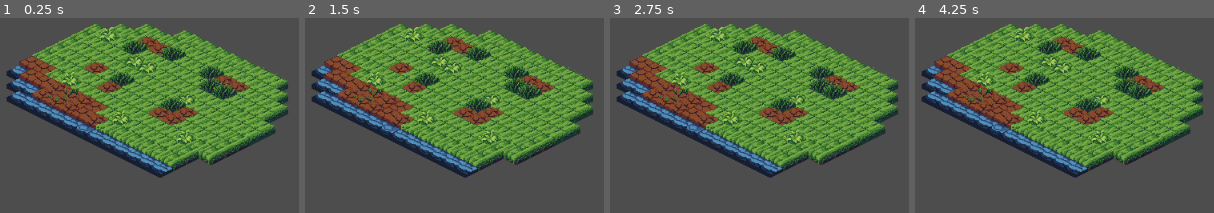
Above: before the commit, frames 1-4 (left to right).
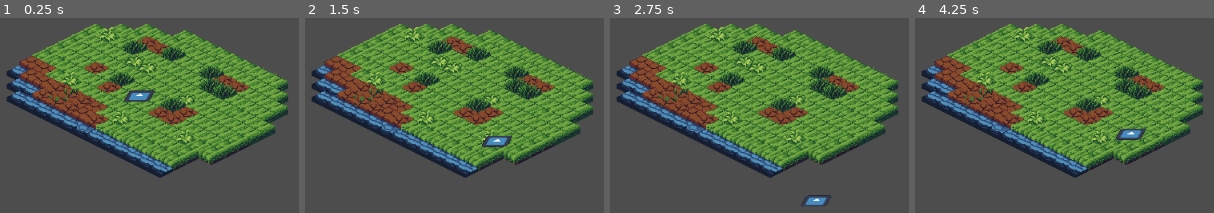
Above: after the commit, the same moments.

Repository: Victorrh68/Gordot
Game: Godot game, scene res://2d_secen_test.tscn
Two runs of this game, one before a commit and one after it. Both use one fixed random seed, a clock stepped at 60 frames per second and the inputs below. The engine's default icon, where the game draws it, is replaced by a stand-in: a white triangle on a blue panel in a dark square.
Inputs:
- Up to frame 1 (0.25 s): no input
- Up to frame 2 (1.5 s): tap Enter (ui_accept) at 0.5, 0.77 s; hold Right (ui_right) 0.53-1.28 s; hold Down (ui_down) from 1.28 s (still down)
- Up to frame 3 (2.75 s): tap Enter (ui_accept) at 1.52 s; release Down (ui_down) at 2.03 s; hold Right (ui_right) from 2.03 s (still down)
- Up to frame 4 (4.25 s): release Right (ui_right) at 2.78 s; hold Up (ui_up) 2.78-3.53 s; tap Enter (ui_accept) at 3.02, 3.77 s; hold Left (ui_left) from 3.53 s (still down)

The runs differ from the first frame. In frame 1, 0.5% of the frame differs, in the area x 41-52%, y 36-44%; in frame 2, 0.5%; in frame 3, 0.3%; in frame 4, 0.5%.

Commit message:
test_icon is moving isometric.

Diff:
--- a/Nom_Folder/2d_secen_test.tscn
+++ b/Nom_Folder/2d_secen_test.tscn
@@ -1,6 +1,7 @@
-[gd_scene load_steps=2 format=3 uid="uid://b5hv10i7b3k08"]
+[gd_scene load_steps=3 format=3 uid="uid://b5hv10i7b3k08"]
 
 [ext_resource type="TileSet" uid="uid://b2at6k3ou3tw7" path="res://tile_set.tres" id="1_t2gr5"]
+[ext_resource type="PackedScene" uid="uid://dhdiso1m8nh2c" path="res://Character_Scene.tscn" id="2_cfdid"]
 
 [node name="Node2D" type="Node2D"]
 position = Vector2(405, 303)
@@ -22,3 +23,6 @@
 layer_2/y_sort_enabled = true
 layer_2/z_index = -2
 layer_2/tile_data = PackedInt32Array()
+
+[node name="Node2D_Character" parent="." instance=ExtResource("2_cfdid")]
+position = Vector2(18, -98)
--- a/Nom_Folder/CharacterBody2D.gd
+++ b/Nom_Folder/CharacterBody2D.gd
@@ -1,15 +1,17 @@
 extends CharacterBody2D
 
 
-const SPEED = 300.0
+const SPEED = 8000.0
 const JUMP_VELOCITY = -400.0
 
 # Get the gravity from the project settings to be synced with RigidBody nodes.
 var gravity = 0 #ProjectSettings.get_setting("physics/2d/default_gravity")
 
-#func _rect_to_iso(dir_x,dir_y):
-#	var iso_x = ()
-#	return iso_x,iso_y
+func rect_to_iso(cartesian):
+	var screen_pos = Vector2()
+	screen_pos.x = cartesian.x - cartesian.y
+	screen_pos.y = (cartesian.x + cartesian.y)/2
+	return screen_pos
 
 func _physics_process(delta):
 	# Add the gravity.
@@ -35,4 +37,9 @@
 	else:
 		velocity.y = move_toward(velocity.y, 0, SPEED)
 
+	velocity = rect_to_iso(velocity)
+	velocity = velocity.normalized() * SPEED  * delta
+
+
+
 	move_and_slide()
